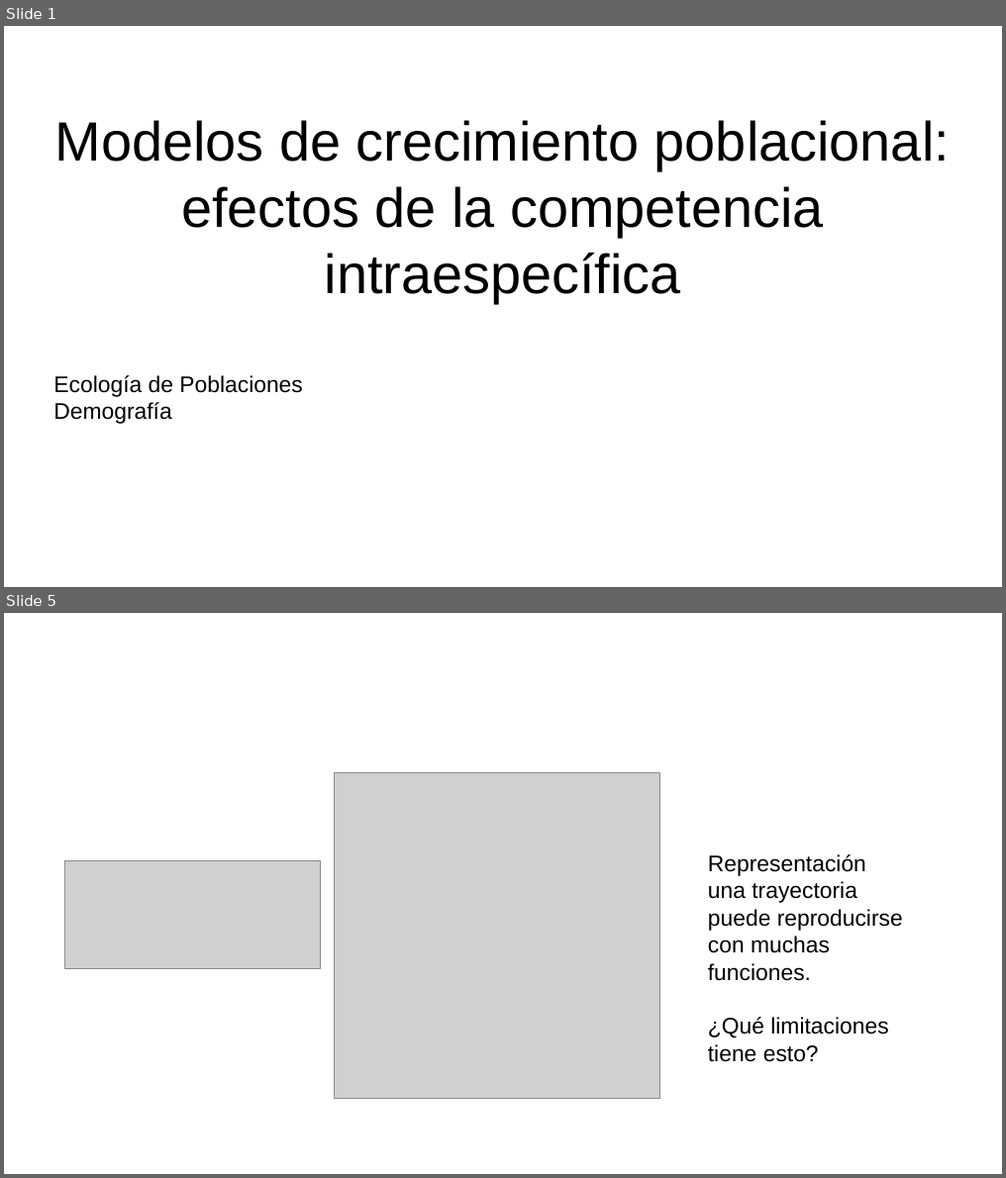
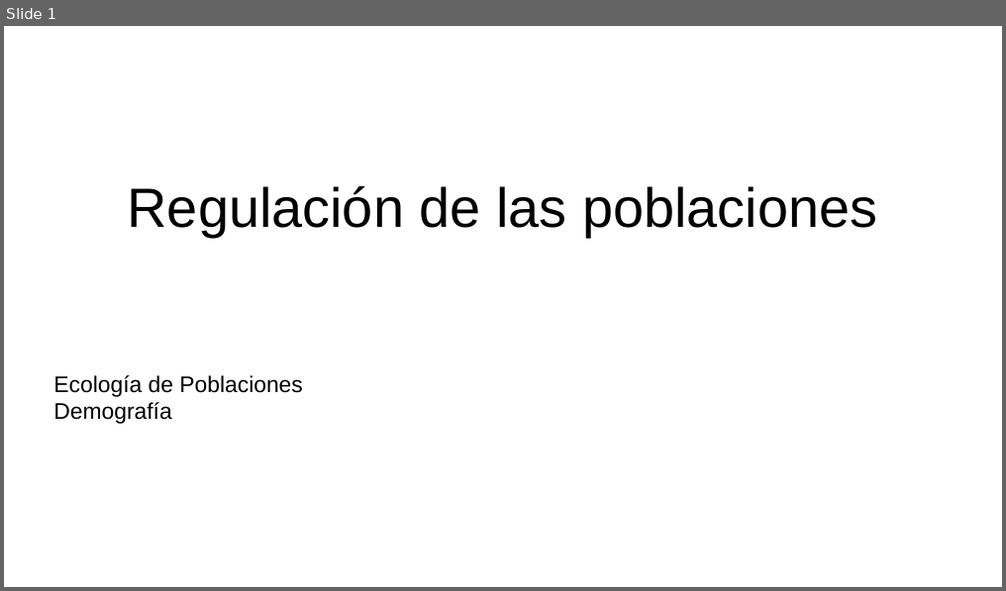
Before and after one commit to gerardommc/Ecologia-poblaciones, a slide deck: Unidad-2/Regulacion-poblaciones.odp. Shown one above the other, each under a label of ours: slides 1 and 5 before the commit, slide 1 after it; the slides between them are not shown. The pictures are 1006x1178 and 1006x591 pixels, drawn with LibreOffice and Linux fonts; fonts in the diff are those of the drawing; grey boxes stand for pictures. Boxes give left, top, right and bottom in pixels: in the first picture for what was removed or moved away, otherwise in the second. Text is boxed around its words. In the diff, an @@ line names an element or a change of style, - is before the commit and + after.

```diff
--- a/Unidad-2/Regulacion-poblaciones.odp
+++ b/Unidad-2/Regulacion-poblaciones.odp
@@ slide 5 removed at bbox=[4, 613, 1002, 1174], background #FFFFFF @@
@@ picture removed at bbox=[335, 773, 660, 1099] @@
@@ picture removed at bbox=[64, 861, 320, 969] @@
@@ text removed at bbox=[708, 855, 903, 1062] @@
-Representación una trayectoria puede reproducirse con muchas funciones.
-¿Qué limitaciones tiene esto?
@@ slide 1 changed as well @@
@@ title at bbox=[128, 186, 877, 237]: text changed @@
-Modelos de crecimiento poblacional: efectos de la competencia intraespecífica
+Regulación de las poblaciones
```
Also in this commit, not shown: 3 slides added, 14 other slides removed, 3 other files.
